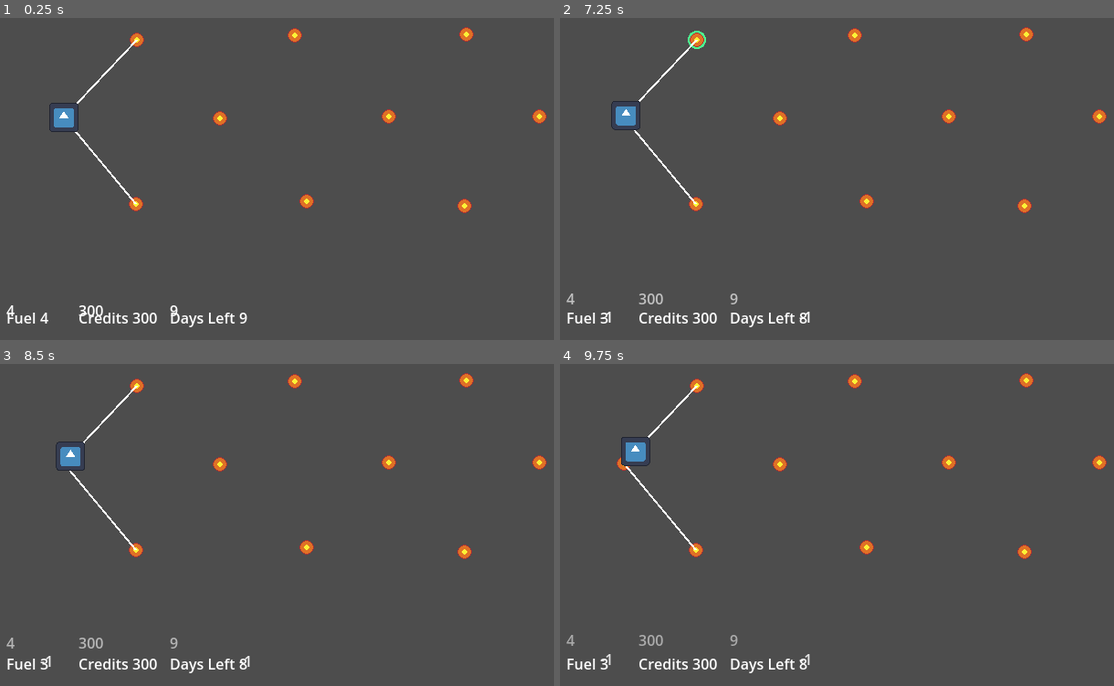
Above: before the commit, frames 1-4 (two rows, left to right).
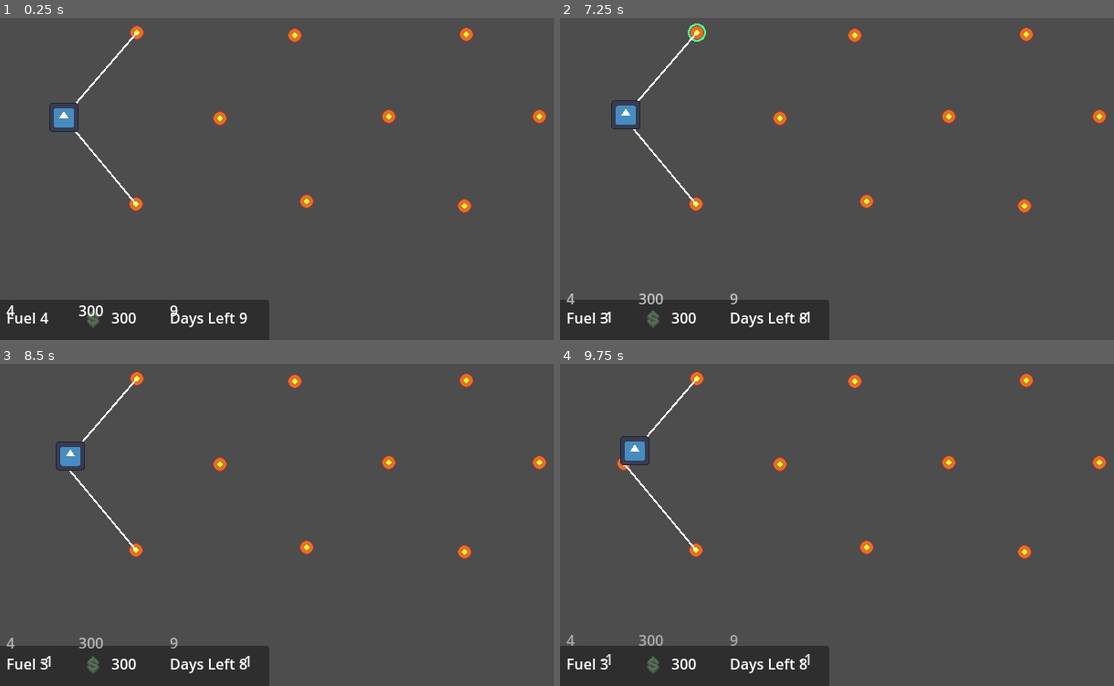
Above: after the commit, the same moments.

Repository: RageWolf/Cosmic-Order-Beginners-Jam-Winter-2024
Game: Godot game, scene res://src/space.tscn
The game is run twice, just before and just after one commit, with the same random seed, the same clock (stepped at 60 frames per second) and the same inputs. This scene is started directly instead of the project's main scene. The engine's default icon, where the game draws it, is replaced by a stand-in: a white triangle on a blue panel in a dark square.
Inputs (mouse positions are in pixels of both pictures, inside the frame that each line leads up to):
- Up to frame 1 (0.25 s): no input
- Up to frame 2 (7.25 s): move the mouse to (626, 117) at 0.52 s; hold D (Right) 0.53-1.28 s; click (626, 117) at 0.6 s; tap Enter at 1.25, 2.75, 5 s; move the mouse to (698, 204) at 1.27 s; hold S (Down) 1.28-2.03 s; tap Space (shoot) at 1.35, 2, 2.85, 3.5, 4.35, 5.75, 5.85 s; move the mouse to (781, 117) at 2.02 s; hold D (Right) 2.03-2.78 s; click (781, 117) at 2.1 s; move the mouse to (864, 201) at 2.77 s; hold W (Up) 2.78-3.53 s; move the mouse to (853, 34) at 3.52 s; hold A (Left) 3.53-5.03 s; click (853, 34) at 3.6 s; move the mouse to (947, 117) at 4.27 s; move the mouse to (1025, 34) at 5.02 s; hold S (Down) 5.03-5.78 s; click (1025, 34) at 5.1 s; move the mouse to (1025, 204) at 5.77 s; hold D (Right) 5.78-6.53 s; move the mouse to (698, 40) at 6.52 s; hold W (Up) from 6.53 s (still down); click (698, 40) at 6.6 s
- Up to frame 3 (8.5 s): move the mouse to (537, 463) at 7.27 s; release W (Up) at 7.28 s; hold D (Right) 7.28-8.03 s; tap Space (shoot) at 7.35 s; move the mouse to (349, 370) at 8.02 s; hold S (Down) from 8.03 s (still down); click (349, 370) at 8.1 s
- Up to frame 4 (9.75 s): move the mouse to (820, 553) at 8.77 s; release S (Down) at 8.78 s; hold A (Left) 8.78-9.53 s; tap Space (shoot) at 8.85 s; move the mouse to (1025, 531) at 9.52 s; hold W (Up) from 9.53 s (still down); click (1025, 531) at 9.6 s

The runs differ from the first frame. In frame 1, 5.8% of the frame differs, in the area x 0-49%, y 2-100%; in frame 2, 6.0%; in frame 3, 5.9%; in frame 4, 6.0%.

Commit message:
Encounters polish

Diff:
--- a/src/encounter.tscn
+++ b/src/encounter.tscn
@@ -1,23 +1,45 @@
-[gd_scene load_steps=3 format=3 uid="uid://5t08hntggvf1"]
+[gd_scene load_steps=5 format=3 uid="uid://5t08hntggvf1"]
 
 [ext_resource type="Script" path="res://src/scripts/encounter.gd" id="1_1a65w"]
 [ext_resource type="PackedScene" uid="uid://fauei1kt6xix" path="res://src/ui.tscn" id="1_8tx74"]
+[ext_resource type="Texture2D" uid="uid://ckisnq57738pa" path="res://src/placeholder/terminal.png" id="3_vc56d"]
+
+[sub_resource type="StyleBoxFlat" id="StyleBoxFlat_cagdc"]
+bg_color = Color(0, 0, 0, 1)
 
 [node name="Encounter" type="Node2D"]
 script = ExtResource("1_1a65w")
+
+[node name="Panel" type="Panel" parent="."]
+offset_left = -15.0
+offset_top = -21.0
+offset_right = 726.0
+offset_bottom = 532.0
+theme_override_styles/panel = SubResource("StyleBoxFlat_cagdc")
+
+[node name="EncounterImage" type="Sprite2D" parent="."]
+position = Vector2(314, 64)
+scale = Vector2(2, 2)
+
+[node name="Background" type="Sprite2D" parent="."]
+scale = Vector2(2, 2)
+texture = ExtResource("3_vc56d")
+centered = false
 
 [node name="UI" parent="." instance=ExtResource("1_8tx74")]
 
 [node name="EncounterUI" type="CanvasLayer" parent="."]
 
 [node name="VBoxContainer" type="VBoxContainer" parent="EncounterUI"]
-offset_left = 86.0
-offset_top = 81.0
-offset_right = 550.0
-offset_bottom = 121.0
+offset_left = 109.0
+offset_top = 131.0
+offset_right = 534.0
+offset_bottom = 232.0
+metadata/_edit_group_ = true
 
 [node name="MainText" type="RichTextLabel" parent="EncounterUI/VBoxContainer"]
 layout_mode = 2
+theme_override_font_sizes/normal_font_size = 14
 fit_content = true
 scroll_active = false
 visible_characters_behavior = 1
@@ -25,12 +47,29 @@
 [node name="Options" type="VBoxContainer" parent="EncounterUI/VBoxContainer"]
 layout_mode = 2
 
+[node name="MarginContainer" type="MarginContainer" parent="EncounterUI/VBoxContainer/Options"]
+layout_mode = 2
+theme_override_constants/margin_top = 12
+
 [node name="Outcomes" type="VBoxContainer" parent="EncounterUI/VBoxContainer"]
+visible = false
 layout_mode = 2
+
+[node name="MarginContainer" type="MarginContainer" parent="EncounterUI/VBoxContainer/Outcomes"]
+layout_mode = 2
+theme_override_constants/margin_top = 12
 
 [node name="Label" type="Label" parent="EncounterUI/VBoxContainer/Outcomes"]
 layout_mode = 2
 text = "Outcomes:"
+
+[node name="HSeparator" type="HSeparator" parent="EncounterUI/VBoxContainer/Outcomes"]
+layout_mode = 2
+theme_override_constants/separation = 11
+
+[node name="MarginContainer" type="MarginContainer" parent="EncounterUI/VBoxContainer"]
+layout_mode = 2
+theme_override_constants/margin_top = 12
 
 [node name="Continue" type="Button" parent="EncounterUI/VBoxContainer"]
 visible = false
--- a/src/encounter_option.tscn
+++ b/src/encounter_option.tscn
@@ -6,3 +6,4 @@
 
 [node name="Text" type="Button" parent="."]
 layout_mode = 2
+autowrap_mode = 3
--- a/src/encounters.json
+++ b/src/encounters.json
@@ -19,12 +19,112 @@
             "flag": "-1",
             "outcomes":
             [
-                {"Days": "-1"}
+                {"Days": "-2"}
             ]
         },
         "3": {
             "text": "You made it out alive, and most importantly with company property intact!",
             "flag": "-1"
         }
+    },
+    "1-2": {
+        "1": {
+            "text": "You detect an SOS beacon nearby. It could be a ship in need of help, or it could be pirate bait.",
+            "flag": "1",
+            "options": [
+                {
+                    "text": "Investigate the SOS.",
+                    "flag": "2"
+                },
+                {
+                    "text": "You've got a deadline to meet and no time to waste. This is someone else's problem.",
+                    "flag": "3"
+                }
+            ]
+        },
+        "2": {
+            "text": "You find a ship floating adrift amidst the void of space. Static from your radio changes to that of a panicked male voice.\"Oh thank god! I've been trapped here for ages! Please, I just need a little more fuel to get to the nearest star station. Would you please spare some of your own. I'll make it worth your while.\"",
+            "flag": "2",
+            "options": [
+                {
+                    "text": "Help the man",
+                    "flag": "4"
+                },
+                {
+                    "text": "Don't help him",
+                    "flag": "5"
+                }
+            ]
+        },
+        "3": {
+            "text": "You fire up warp thrusters and blast away towards your next destination.",
+            "flag": "-1"
+        },
+        "4": {
+            "text": "True to his word, after a quick exchange of Helium-3 in his ship's airlock, your desktop notifies you of a transfer of funds to your account. The radio statics once more. \"Thanks stranger! I won't forget this.\" He flies off into the endless expanse, with you all the more richer and no time wasted",
+            "flag": "-1",
+            "outcomes": [
+                {"Credits": "+300"}
+            ]
+        },
+        "5": {
+            "text": "The Universe is a cruel place and you've got your own problems to deal with. Despite his pleas and cries from your radio, you keep flying until the signal is weak enough for him to no longer reach through. Time to get back to work",
+            "flag": "-1"
+        }
+    },
+    "1-3": {
+        "1": {
+            "text": "You pass near an asteroid belt. As you approach closer, a ship reveals itself from behind one of the asteroids. Your warning lights flash, indicating they've got their targeting laser locked onto you. From your radio a gruff voice demands attention.\"Let's make this quick, I've got things to do and no time for it. Cough up your cash and fuel and you'll go away unharmed.\"Refusal would be suicide. You could try to outmaneuver the pirate through the asteroid belt. But it looks dense and your ship could get damaged if you aren't careful.",
+            "flag": "1",
+            "options": [
+                {
+                    "text": "Accept the pirates' demands.",
+                    "flag": "2"
+                },
+                {
+                    "text": "Try to flee the pirate",
+                    "flag": "3"
+                }
+            ]
+        },
+        "2": {
+            "text": "\"Wise choice, don't do nothin stupid now.\"He laughs maniacally as you jettison some of your fuel and transfer your funds to their ship. With glee the pirates ship opens its cargo hold, scoops up the fuel and flies off. Be grateful you still get to live.",
+            "flag": "-1",
+            "outcomes": [
+                {"Fuel": "-1"},
+                {"Credits": "-400"}
+            ]
+        },
+        "3": {
+            "text": "You act quick. You've got things to do and no time for it. You accelerate straight at the pirate and just barely past its ship darting between asteroids as the pirate gives chase with a slew of curses. After what feels like ages of high speed turns and stalls, you finally seem to have lost them. It's just you and the rocks now. It takes a bit of navigating but you safely manage to get out of the asteroid belt and back onto your route.",
+            "flag": "-1"
+        }
+    },
+    "1-4": {
+        "1": {
+            "text": "Out in the distance you notice a faint light that seems like it's getting brighter and brighter towards your ship.  A quick scan reveals that it's a comet and it's heading straight for you, the thing is huge! You'll need to act fast!",
+            "flag": "1",
+            "options": [
+                {
+                    "text": "Fire the ADC",
+                    "flag": "2"
+                },
+                {
+                    "text": "Try to perform evasive maneuvers",
+                    "flag": "3"
+                }
+            ]
+        },
+        "2": {
+            "text": "You power up your ADC just in time to blast the comet away from the ship! The little pieces split off and fragment, bouncing harmlessly off the hull of your ship.",
+            "flag": "-1"
+        },
+        "3": {
+            "text": "Your ship creaks against the sudden movement, just before the comet directly hits your cockpit you just barely manage to pull away. You hear a loud crash and scraping noises next to your ship. The lights flicker and you’re rocked violently back and forth in your seat. Warning notifications are going off all over the place. Your ship is badly damaged, you'll need to take some time to repair it.",
+            "flag": "-1",
+            "outcomes": [
+                {"Days": "-1"}
+            ]
+        }
     }
 }
--- a/src/scripts/encounter.gd
+++ b/src/scripts/encounter.gd
@@ -16,11 +16,11 @@
 
 func _ready() -> void:
 	encounters = json.parse_string(file)
-	print(encounters["1-1"][str(flag)])
-	encounter = encounters["1-1"]
+	encounter = encounters[G.current_encounter]
 	text_displaying = encounter[str(flag)]["text"]
 	main_text.text = text_displaying
 	main_text.visible_characters = 0
+	$EncounterImage.texture = G.current_encounter_image
 
 func _process(delta: float) -> void:
 	if main_text.visible_characters < len(text_displaying):
@@ -34,6 +34,7 @@
 			if encounter[str(flag)]["flag"] == "-1":
 				$EncounterUI/VBoxContainer/Continue.show()
 				if encounter[str(flag)].has("outcomes"):
+					$EncounterUI/VBoxContainer/Outcomes.show()
 					for outcome in encounter[str(flag)]["outcomes"]:
 						var label = Label.new()
 						var text = ""
@@ -53,6 +54,7 @@
 					$EncounterUI/VBoxContainer/Options.add_child(option_label)
 					index += 1
 
+
 func _on_option_pressed(option_flag):
 	picking_options = false
 	flag = int(option_flag)
@@ -63,8 +65,11 @@
 		option.queue_free()
 
 
+
 func _on_continue_pressed() -> void:
 	get_tree().change_scene_to_packed(G.current_level)
+
+
 
 func process_outcomes(resource, amount):
 	if resource == "Days":
--- a/src/scripts/global.gd
+++ b/src/scripts/global.gd
@@ -3,6 +3,8 @@
 
 var current_level: PackedScene = preload("res://src/space.tscn")
 var current_space_location: String
+var current_encounter = "1-1"
+var current_encounter_image: CompressedTexture2D
 var player_data = {
 	hull = 100,
 	fuel = 10,
--- a/src/scripts/location_node.gd
+++ b/src/scripts/location_node.gd
@@ -5,6 +5,8 @@
 @export var departures: Array[LocationNode]
 @export var is_final_node: bool = false
 @export var event: PackedScene
+@export var encounter: String
+@export var encounter_image: CompressedTexture2D
 
 var player_present: bool = false
 
@@ -35,8 +37,8 @@
 
 func start_travel(departing_node: LocationNode) -> void:
 	if get_parent().has_method("travel"):
-		departing_node.player_present = false
-		get_parent().travel(position, self)
+		#departing_node.player_present = false
+		get_parent().travel(position, self, departing_node)
 
 func finish_travel() -> void:
 	player_present = true
--- a/src/scripts/resource_manager.gd
+++ b/src/scripts/resource_manager.gd
@@ -11,21 +11,26 @@
 	resources_updated.emit()
 
 func spend_travel_resources() -> bool:
-	if fuel <= 0 or days_left <= 0:
-		game_over.emit()
-		return false
-
 	fuel -= 1
-	days_left -= 1
+	if fuel < 0:
+		days_left -= 2
+	else:
+		days_left -= 1
+	if fuel < 0:
+		fuel = 0
 	resources_updated.emit()
 	return true
 
 func add_fuel(amount: int) -> void:
 	fuel += amount
+	if fuel < 0:
+		fuel = 0
 	resources_updated.emit()
 
 func add_credits(amount: int) -> void:
 	credits += amount
+	if credits < 0:
+		credits = 0
 	resources_updated.emit()
 
 func spend_credits(amount: int) -> bool:
--- /dev/null
+++ b/src/scripts/shop.gd
@@ -0,0 +1,11 @@
+extends Node2D
+
+
+func _on_buy_fuel_pressed() -> void:
+	if ResourceManager.credits >= 300:
+		ResourceManager.add_credits(-300)
+		ResourceManager.add_fuel(1)
+
+
+func _on_space_pressed() -> void:
+	get_tree().change_scene_to_packed(G.current_level)
--- a/src/scripts/space.gd
+++ b/src/scripts/space.gd
@@ -5,13 +5,15 @@
 @export var starting_credits: int = 300
 @export var days_left_until_delivery: int = 9
 
+var floater_scene = load("res://src/floater.tscn")
+
 var arriving_node: LocationNode
 
 func _ready() -> void:
 	G.current_level = load(scene_file_path)
 
-	ResourceManager.reset_resources()
-	print(G.current_space_location)
+	#ResourceManager.reset_resources()
+
 	# This will run when the Space scene is loaded as a fresh level
 	if G.current_space_location == "":
 		ResourceManager.add_credits(starting_credits)
@@ -39,18 +41,19 @@
 	$SpacePlayer.stopped = true
 
 # Begin the process of travelling from current node to the new destination
-func travel(new_pos: Vector2, destination_node: LocationNode) -> void:
+func travel(new_pos: Vector2, destination_node: LocationNode, departing_node: LocationNode) -> void:
 	if ResourceManager.spend_travel_resources():
+		departing_node.player_present = false
 		$SpacePlayer.destination = new_pos
 		$SpacePlayer.stopped = false
 		self.arriving_node = destination_node
 
-	else:
-		print("Not enough resources to travel!")
 
 #Player has arrived at the destination node
 func _on_space_player_destination_reached() -> void:
 	G.current_space_location = arriving_node.name
+	G.current_encounter = arriving_node.encounter
+	G.current_encounter_image = arriving_node.encounter_image
 	arriving_node.finish_travel()
 	if arriving_node.event:
 		get_tree().change_scene_to_packed(arriving_node.event)
--- /dev/null
+++ b/src/shop.tscn
@@ -0,0 +1,27 @@
+[gd_scene load_steps=3 format=3 uid="uid://75kprkj21umn"]
+
+[ext_resource type="Script" path="res://src/scripts/shop.gd" id="1_y7cxs"]
+[ext_resource type="PackedScene" uid="uid://fauei1kt6xix" path="res://src/ui.tscn" id="2_pal03"]
+
+[node name="Shop" type="Node2D"]
+script = ExtResource("1_y7cxs")
+
+[node name="Buy Fuel" type="Button" parent="."]
+offset_left = 238.0
+offset_top = 178.0
+offset_right = 407.0
+offset_bottom = 209.0
+text = "Buy Fuel: 300 Credits
+"
+
+[node name="Space" type="Button" parent="."]
+offset_left = 255.0
+offset_top = 276.0
+offset_right = 391.0
+offset_bottom = 307.0
+text = "Back to Star Nav"
+
+[node name="UI" parent="." instance=ExtResource("2_pal03")]
+
+[connection signal="pressed" from="Buy Fuel" to="." method="_on_buy_fuel_pressed"]
+[connection signal="pressed" from="Space" to="." method="_on_space_pressed"]
--- a/src/space.tscn
+++ b/src/space.tscn
@@ -1,11 +1,16 @@
-[gd_scene load_steps=7 format=3 uid="uid://dd6c2qcymkwia"]
+[gd_scene load_steps=12 format=3 uid="uid://dd6c2qcymkwia"]
 
 [ext_resource type="Script" path="res://src/scripts/space.gd" id="1_hx38a"]
 [ext_resource type="PackedScene" uid="uid://cwvebe2fhtxxe" path="res://src/location_node.tscn" id="1_wrkrb"]
 [ext_resource type="PackedScene" uid="uid://dj3chirbqe5ej" path="res://src/space2.tscn" id="2_4be80"]
 [ext_resource type="PackedScene" uid="uid://1pgur1vtdyjv" path="res://src/space_player.tscn" id="3_lrwrr"]
-[ext_resource type="PackedScene" uid="uid://bkwc06vasxl2t" path="res://src/asteroid_minigame.tscn" id="4_rhjmr"]
+[ext_resource type="PackedScene" uid="uid://5t08hntggvf1" path="res://src/encounter.tscn" id="4_gdwj1"]
 [ext_resource type="PackedScene" uid="uid://fauei1kt6xix" path="res://src/ui.tscn" id="5_b6kij"]
+[ext_resource type="Texture2D" uid="uid://bkhj55plik772" path="res://PNG/black hole.png" id="5_g4w8j"]
+[ext_resource type="Texture2D" uid="uid://h3818gut0c1c" path="res://PNG/broken satelite.png" id="6_8qref"]
+[ext_resource type="Texture2D" uid="uid://db8dmsf0ql602" path="res://PNG/asteroïd chain.png" id="7_hpm5d"]
+[ext_resource type="Texture2D" uid="uid://rha5xufat2rc" path="res://src/placeholder/comet.png" id="8_a2aru"]
+[ext_resource type="PackedScene" uid="uid://75kprkj21umn" path="res://src/shop.tscn" id="9_76dkh"]
 
 [node name="Space" type="Node2D"]
 script = ExtResource("1_hx38a")
@@ -20,22 +25,35 @@
 [node name="LocationNode2" parent="." node_paths=PackedStringArray("departures") instance=ExtResource("1_wrkrb")]
 position = Vector2(149, 331)
 departures = [NodePath("../LocationNode")]
+event = ExtResource("4_gdwj1")
+encounter = "1-1"
+encounter_image = ExtResource("5_g4w8j")
 
 [node name="LocationNode4" parent="." node_paths=PackedStringArray("departures") instance=ExtResource("1_wrkrb")]
 position = Vector2(241, 237)
 departures = [NodePath("../LocationNode2"), NodePath("../LocationNode3")]
+event = ExtResource("4_gdwj1")
+encounter = "1-2"
+encounter_image = ExtResource("6_8qref")
 
 [node name="LocationNode5" parent="." node_paths=PackedStringArray("departures") instance=ExtResource("1_wrkrb")]
 position = Vector2(336, 328)
 departures = [NodePath("../LocationNode4")]
+event = ExtResource("4_gdwj1")
+encounter = "1-3"
+encounter_image = ExtResource("7_hpm5d")
 
 [node name="LocationNode6" parent="." node_paths=PackedStringArray("departures") instance=ExtResource("1_wrkrb")]
 position = Vector2(323, 146)
 departures = [NodePath("../LocationNode4")]
+event = ExtResource("9_76dkh")
 
 [node name="LocationNode7" parent="." node_paths=PackedStringArray("departures") instance=ExtResource("1_wrkrb")]
 position = Vector2(426, 235)
 departures = [NodePath("../LocationNode5"), NodePath("../LocationNode6")]
+event = ExtResource("4_gdwj1")
+encounter = "1-4"
+encounter_image = ExtResource("8_a2aru")
 
 [node name="LocationNode8" parent="." node_paths=PackedStringArray("departures") instance=ExtResource("1_wrkrb")]
 position = Vector2(511, 145)
@@ -46,9 +64,8 @@
 departures = [NodePath("../LocationNode7")]
 
 [node name="LocationNode3" parent="." node_paths=PackedStringArray("departures") instance=ExtResource("1_wrkrb")]
-position = Vector2(150, 151)
+position = Vector2(150, 143)
 departures = [NodePath("../LocationNode")]
-event = ExtResource("4_rhjmr")
 
 [node name="Final Destination" parent="." node_paths=PackedStringArray("departures") instance=ExtResource("1_wrkrb")]
 position = Vector2(591, 235)
--- a/src/ui.tscn
+++ b/src/ui.tscn
@@ -1,9 +1,16 @@
-[gd_scene load_steps=2 format=3 uid="uid://fauei1kt6xix"]
+[gd_scene load_steps=3 format=3 uid="uid://fauei1kt6xix"]
 
 [ext_resource type="Script" path="res://src/scripts/ui.gd" id="1_txh5m"]
+[ext_resource type="Texture2D" uid="uid://dygtxjlx5xtvh" path="res://PNG/money icon.png" id="2_st8wr"]
 
 [node name="UI" type="CanvasLayer"]
 script = ExtResource("1_txh5m")
+
+[node name="Panel" type="Panel" parent="."]
+offset_left = -2.0
+offset_top = 436.0
+offset_right = 295.0
+offset_bottom = 483.0
 
 [node name="FuelContainer" type="HBoxContainer" parent="."]
 offset_left = 7.0
@@ -26,9 +33,10 @@
 offset_right = 155.0
 offset_bottom = 476.0
 
-[node name="Label" type="Label" parent="CreditsContainer"]
+[node name="TextureRect" type="TextureRect" parent="CreditsContainer"]
 layout_mode = 2
-text = "Credits"
+texture = ExtResource("2_st8wr")
+stretch_mode = 3
 
 [node name="Credits" type="Label" parent="CreditsContainer"]
 layout_mode = 2
Not shown, added: PNG/money icon.png.import
Binary file added: src/placeholder/comet.png
Not shown, added: src/placeholder/comet.png.import
Binary file added: src/placeholder/terminal.png
Not shown, added: src/placeholder/terminal.png.import
